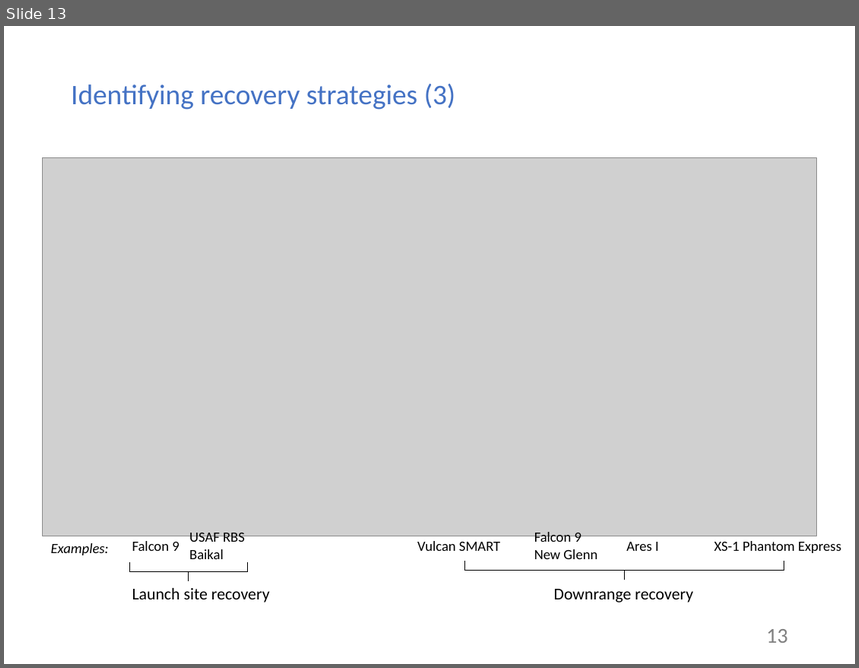
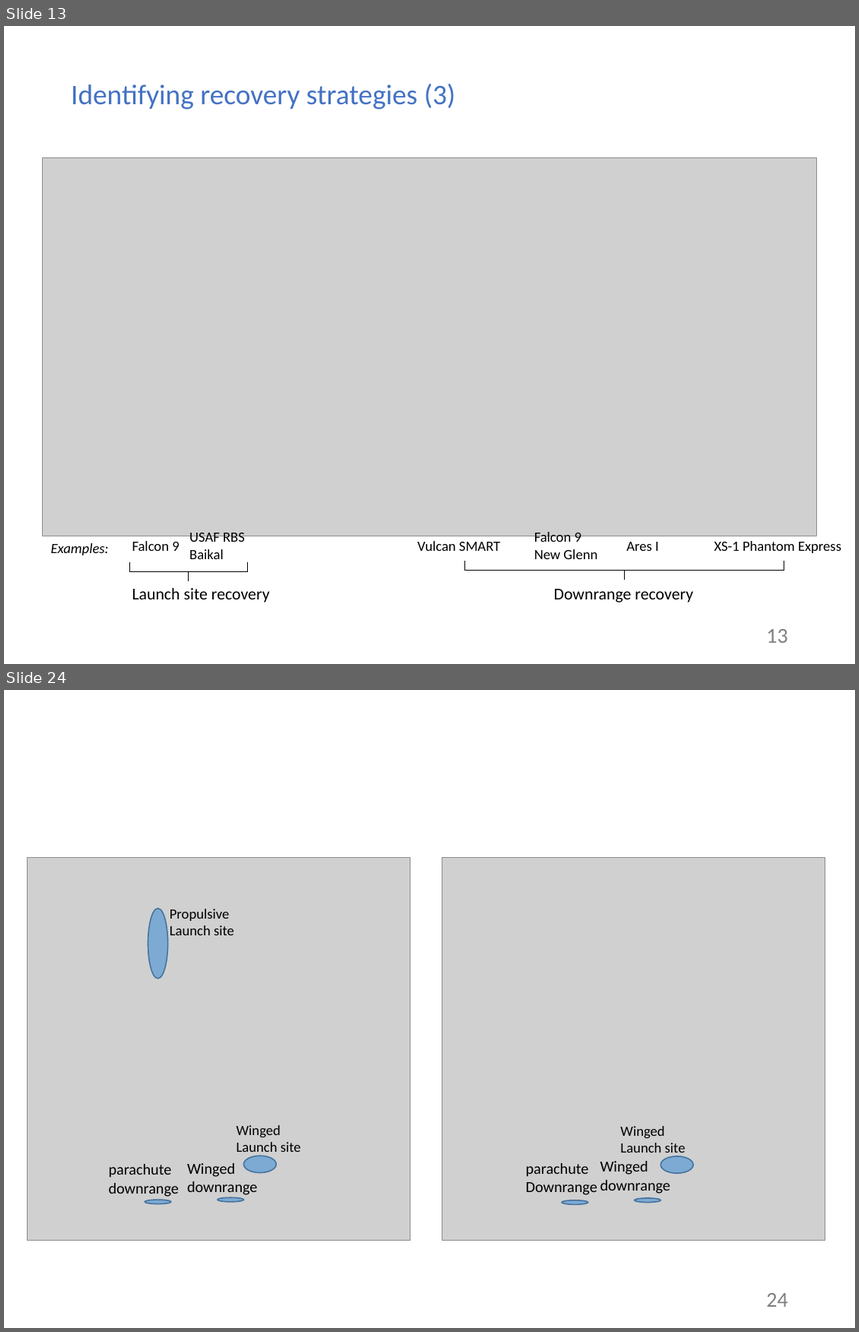
Before and after one commit to mvernacc/lvreuse, a slide deck: presentations/2018-08-27_meeting_w_greg.pptx. Shown one above the other, each under a label of ours: slide 13 before the commit, slides 13 and 24 after it; the slides between them are not shown. The pictures are 859x668 and 859x1332 pixels, drawn with LibreOffice and Linux fonts; fonts in the diff are those of the drawing; grey boxes stand for pictures. Boxes give left, top, right and bottom in pixels: in the first picture for what was removed or moved away, otherwise in the second. Text is boxed around its words. In the diff, an @@ line names an element or a change of style, - is before the commit and + after.

```diff
--- a/presentations/2018-08-27_meeting_w_greg.pptx
+++ b/presentations/2018-08-27_meeting_w_greg.pptx
@@ slide 24 added at bbox=[4, 690, 855, 1328], background #FFFFFF @@
@@ picture added at bbox=[27, 858, 410, 1241] @@
@@ picture added at bbox=[443, 858, 826, 1241] @@
@@ ellipse added at bbox=[148, 909, 167, 979], fill #5B9BD5 at 70% opacity, outline #43739E 1 pt @@
@@ text added at bbox=[170, 909, 234, 935], 12 pt, text #000000 @@
+Propulsive
+Launch site
@@ text added at bbox=[237, 1125, 301, 1157], 12 pt, text #000000 @@
+Winged
+Launch site
@@ text added at bbox=[620, 1126, 686, 1157], 12 pt, text #000000 @@
+Winged
+Launch site
@@ text added at bbox=[109, 1164, 179, 1197], 13 pt, text #000000 @@
+parachute
+downrange
@@ text added at bbox=[187, 1163, 257, 1195], 13 pt, text #000000 @@
+Winged
+downrange
@@ ellipse added at bbox=[244, 1156, 276, 1173], fill #5B9BD5 at 70% opacity, outline #43739E 1 pt @@
@@ text added at bbox=[526, 1163, 598, 1195], 13 pt, text #000000 @@
+parachute
+Downrange
@@ text added at bbox=[601, 1161, 671, 1194], 13 pt, text #000000 @@
+Winged
+downrange
@@ ellipse added at bbox=[661, 1157, 693, 1173], fill #5B9BD5 at 70% opacity, outline #43739E 1 pt @@
@@ ellipse added at bbox=[145, 1200, 171, 1204], fill #5B9BD5 at 70% opacity, outline #43739E 1 pt @@
@@ ellipse added at bbox=[218, 1198, 244, 1202], fill #5B9BD5 at 70% opacity, outline #43739E 1 pt @@
@@ ellipse added at bbox=[562, 1201, 588, 1205], fill #5B9BD5 at 70% opacity, outline #43739E 1 pt @@
@@ ellipse added at bbox=[635, 1198, 661, 1202], fill #5B9BD5 at 70% opacity, outline #43739E 1 pt @@
@@ page number added at bbox=[766, 1293, 788, 1307], 18 pt, text #808080 @@
+24
```
Also in this commit, not shown: 1 slide changed, 12 other slides added.
